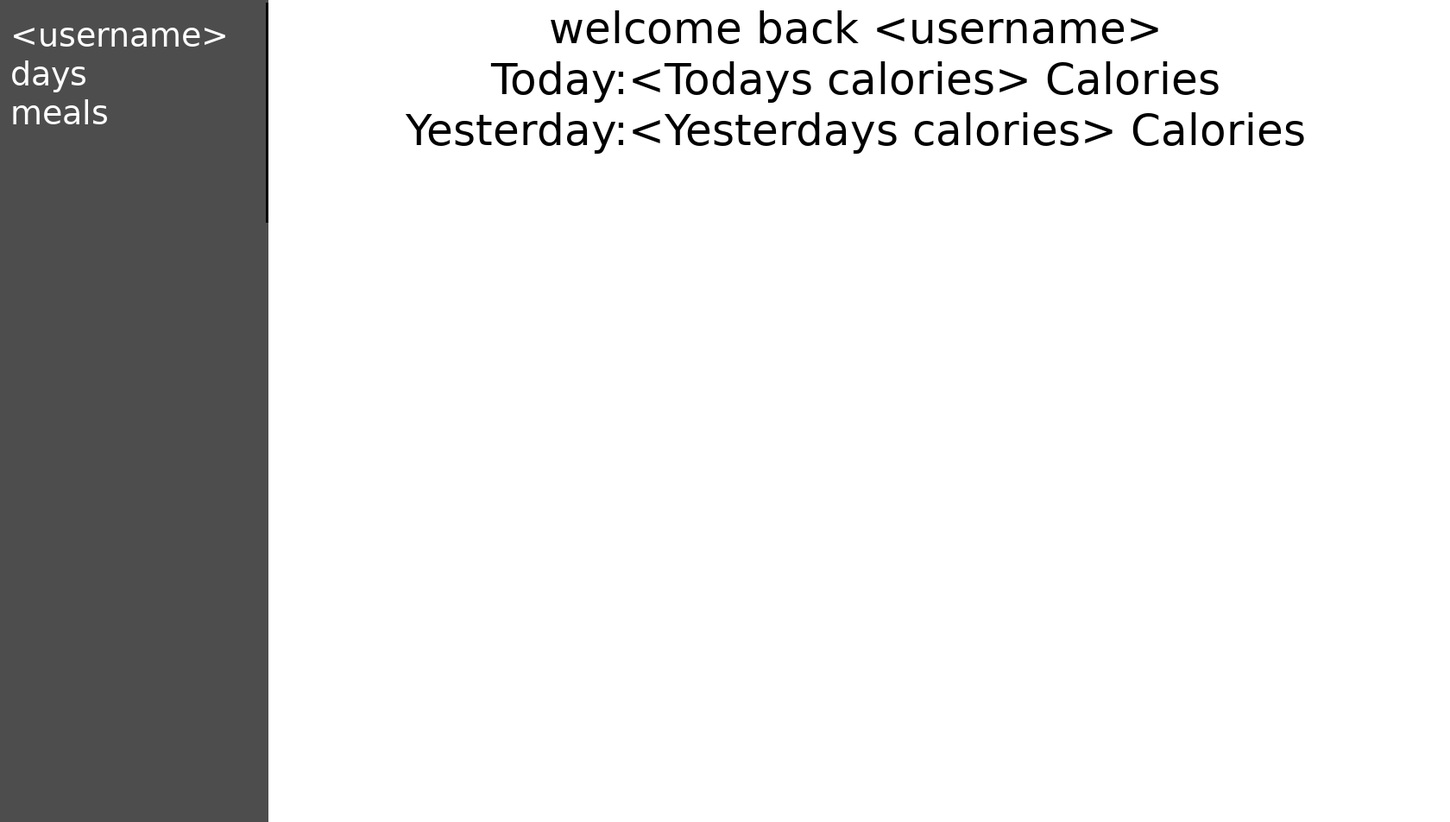
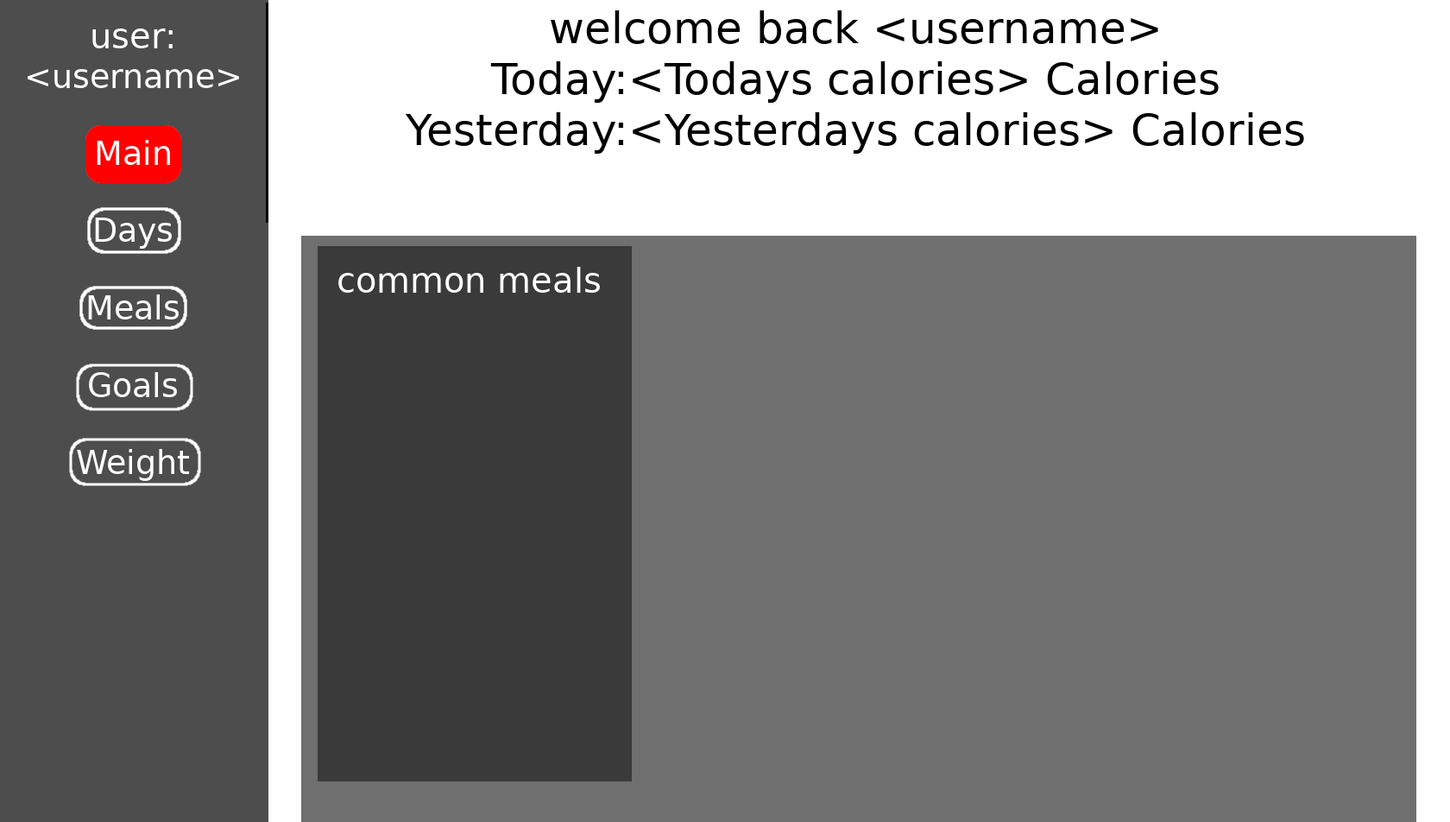
Revision of a layered 1450 x 822 image; what changed, layer by layer:
renamed "<username> ..." to "user: ...", painted on it over [left=12, top=27, right=240, bottom=486]
added layer "common meals" above "main" over [left=338, top=266, right=600, bottom=293]
painted on "main" over [left=79, top=125, right=1417, bottom=822]
